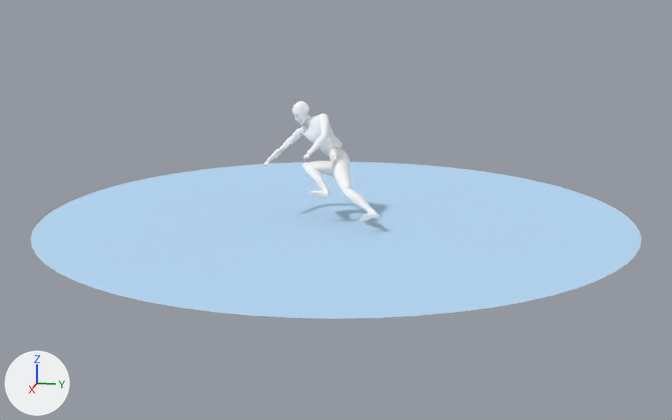
Two versions of the glTF model ski/models/carving.glb, one commit apart.
Both versions are drawn from a camera (50 mm lens) standing at (335.0, 67.0, 57.0) and looking at (4.0, 1.0, -26.0). The lights are fixed; the arrows at lower left show +X, +Y and +Z. The older version comes first. Where no turn or scale is listed for an object, it has been applied to the vertices.
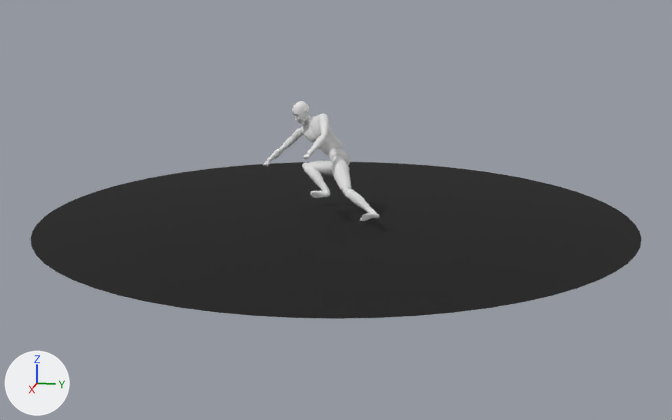
What differs and where, as boxes (x1, y1, x2, y2) in the pictures (672 x 420 px):
'Mesh_0', recoloured (blue to black)
    both: (31, 162, 641, 319)
'Mesh_57', recoloured
    both: (331, 158, 351, 191)
'Mesh_59', recoloured
    both: (344, 189, 376, 213)
'Mesh_66', recoloured
    both: (303, 164, 330, 192)
'Mesh_64', recoloured (darker)
    both: (308, 161, 333, 176)
'Mesh_67', recoloured
    both: (316, 190, 330, 198)
'Mesh_60', recoloured
    both: (366, 212, 379, 220)
'l_toes.004', recoloured
    both: (360, 214, 366, 221)
'r_toes.004', recoloured
    both: (310, 191, 316, 198)
'Mesh_58', recoloured
    both: (343, 188, 349, 194)
'Mesh_56', recoloured
    both: (333, 156, 343, 160)

The change in detail:
Material 'Material_0' (mat_material_0) changes colour from blue #bbdefb to black #000000; in linear values from (0.497, 0.73, 0.965) to (0.0, 0.0, 0.0).
Material 'Material_46' (mat_material_46) changes colour from white #ffffff to white #e5e5e5; in linear values from (1.0, 1.0, 1.0) to (0.784, 0.784, 0.784).
Material 'Material_48' (mat_material_48) changes colour from white #ffffff to white #e5e5e5; in linear values from (1.0, 1.0, 1.0) to (0.784, 0.784, 0.784).
Material 'Material_52' (mat_material_52) changes colour from white #ffffff to white #e5e5e5; in linear values from (1.0, 1.0, 1.0) to (0.784, 0.784, 0.784).
Material 'Material_53' (mat_material_53) changes colour from white #ffffff to white #e5e5e5; in linear values from (1.0, 1.0, 1.0) to (0.784, 0.784, 0.784).
Material 'Material_55' (mat_material_55) changes colour from white #ffffff to white #e5e5e5; in linear values from (1.0, 1.0, 1.0) to (0.784, 0.784, 0.784).
Material 'Material_56' (mat_material_56) changes colour from white #ffffff to white #e5e5e5; in linear values from (1.0, 1.0, 1.0) to (0.784, 0.784, 0.784).
Material 'Material_57' (mat_material_57) changes colour from white #ffffff to white #e5e5e5; in linear values from (1.0, 1.0, 1.0) to (0.784, 0.784, 0.784).
Material 'Material_58' (mat_material_58) changes colour from white #ffffff to white #e5e5e5; in linear values from (1.0, 1.0, 1.0) to (0.784, 0.784, 0.784).
Material 'Material_59' (mat_material_59) changes colour from white #ffffff to white #e5e5e5; in linear values from (1.0, 1.0, 1.0) to (0.784, 0.784, 0.784).
Material 'Material_60' (mat_material_60) changes colour from white #ffffff to white #e5e5e5; in linear values from (1.0, 1.0, 1.0) to (0.784, 0.784, 0.784).
Material 'Material_62' (mat_material_62) changes colour from white #ffffff to white #e5e5e5; in linear values from (1.0, 1.0, 1.0) to (0.784, 0.784, 0.784).
Material 'Material_63' (mat_material_63) changes colour from white #ffffff to white #e5e5e5; in linear values from (1.0, 1.0, 1.0) to (0.784, 0.784, 0.784).
Material 'Material_64' (mat_material_64) changes colour from white #ffffff to white #e5e5e5; in linear values from (1.0, 1.0, 1.0) to (0.784, 0.784, 0.784).
Material 'Material_65' (mat_material_65) changes colour from white #ffffff to white #e5e5e5; in linear values from (1.0, 1.0, 1.0) to (0.784, 0.784, 0.784).
Material 'Material_66' (mat_material_66) changes colour from white #ffffff to white #e5e5e5; in linear values from (1.0, 1.0, 1.0) to (0.784, 0.784, 0.784).
Material 'Material_67' (mat_material_67) changes colour from white #ffffff to white #e5e5e5; in linear values from (1.0, 1.0, 1.0) to (0.784, 0.784, 0.784).
Material 'Material_69' (mat_material_69) changes colour from white #ffffff to white #e5e5e5; in linear values from (1.0, 1.0, 1.0) to (0.784, 0.784, 0.784).
